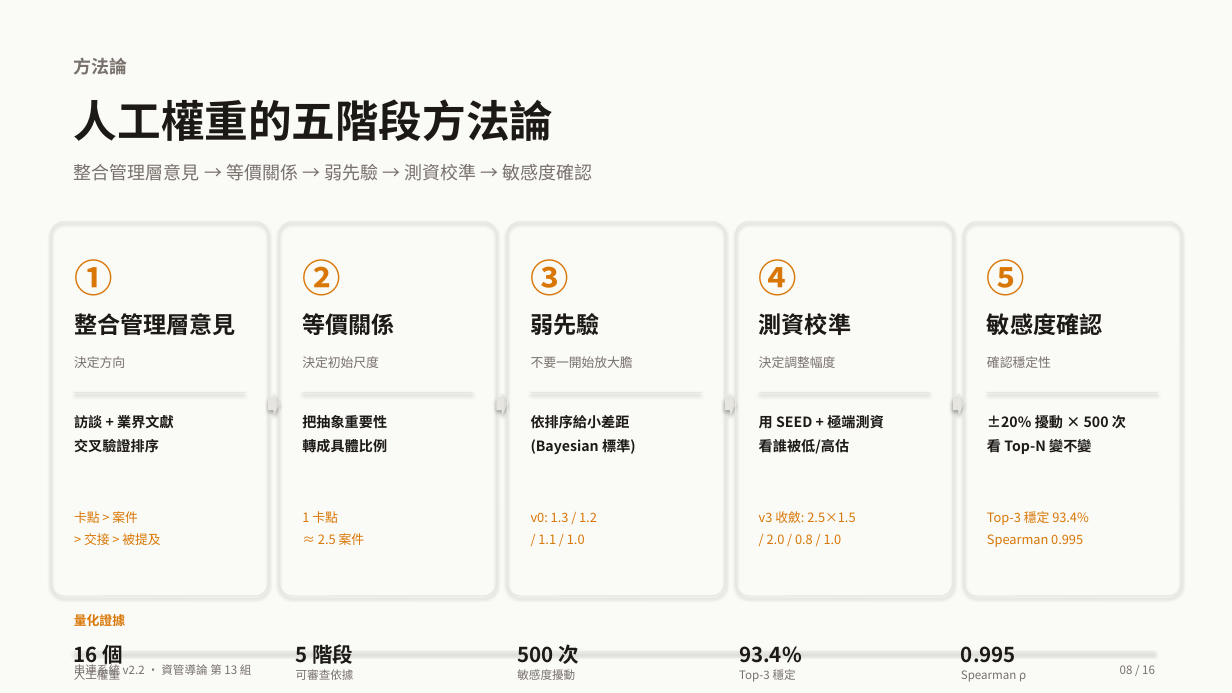
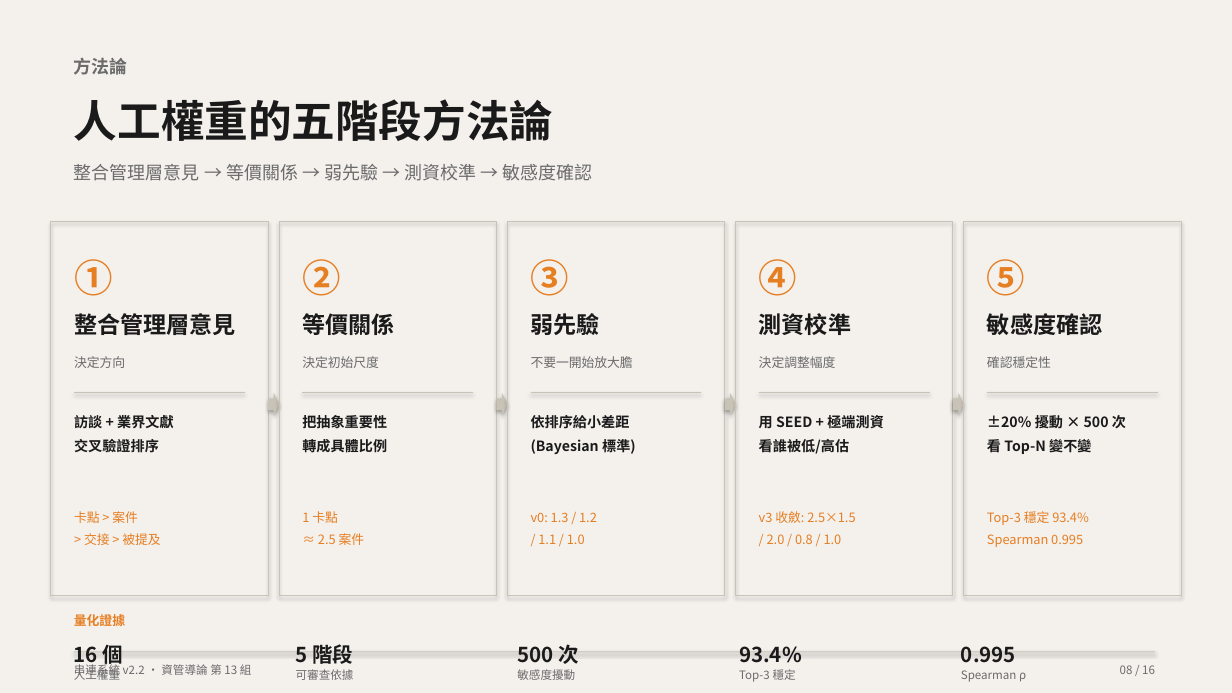
Before and after one commit to Peter2594/chuanlien-system-v2, a slide deck: slide 8 of docs/串連系統_簡報.pptx. Drawn at 1232x693 pixels with LibreOffice and Linux fonts; fonts in the diff are those of the drawing. Boxes give left, top, right and bottom in pixels: in the first picture for what was removed or moved away, otherwise in the second. Text is boxed around its words. In the diff, an @@ line names an element or a change of style, - is before the commit and + after.

```diff
--- a/docs/串連系統_簡報.pptx
+++ b/docs/串連系統_簡報.pptx
@@ rectangle at (0, 0, 1232, 693): fill #FAFAF7 to #F4F1ED @@
@@ rounded rectangle to rectangle; outline #E7E5E0 0.75 pt to #C8C2B7 0.75 pt in 5 elements at (51, 222, 268, 596), (279, 222, 496, 596), (507, 222, 725, 596), (736, 222, 953, 596), (964, 222, 1181, 596) @@
@@ line (74, 393) - (245, 393): stroke #E7E5E0 0.75 pt to #C8C2B7 0.75 pt @@
@@ line (302, 393) - (473, 393): stroke #E7E5E0 0.75 pt to #C8C2B7 0.75 pt @@
@@ line (531, 393) - (701, 393): stroke #E7E5E0 0.75 pt to #C8C2B7 0.75 pt @@
@@ line (759, 393) - (930, 393): stroke #E7E5E0 0.75 pt to #C8C2B7 0.75 pt @@
@@ line (987, 393) - (1158, 393): stroke #E7E5E0 0.75 pt to #C8C2B7 0.75 pt @@
@@ text colour #D97706 to #E67E22 in 11 elements at (74, 259, 112, 296), (74, 511, 160, 545), (302, 259, 340, 296), (302, 511, 365, 545), (530, 259, 568, 296), (531, 512, 597, 544), (759, 259, 797, 296), (759, 511, 855, 544), (987, 259, 1025, 296), (987, 511, 1089, 547), (74, 614, 125, 626) @@
@@ fill #E7E5E0 to #C8C2B7 in 5 elements at (268, 393, 279, 416), (496, 393, 507, 416), (725, 393, 736, 416), (953, 393, 964, 416), (74, 652, 1155, 653) @@
@@ text colour #1C1917 to #1A1A1A in 5 elements at (74, 642, 124, 668), (296, 642, 353, 668), (517, 644, 579, 664), (739, 646, 802, 663), (961, 646, 1016, 663) @@
```
Also in this commit, not shown: 15 other slides changed, 1 other file.
